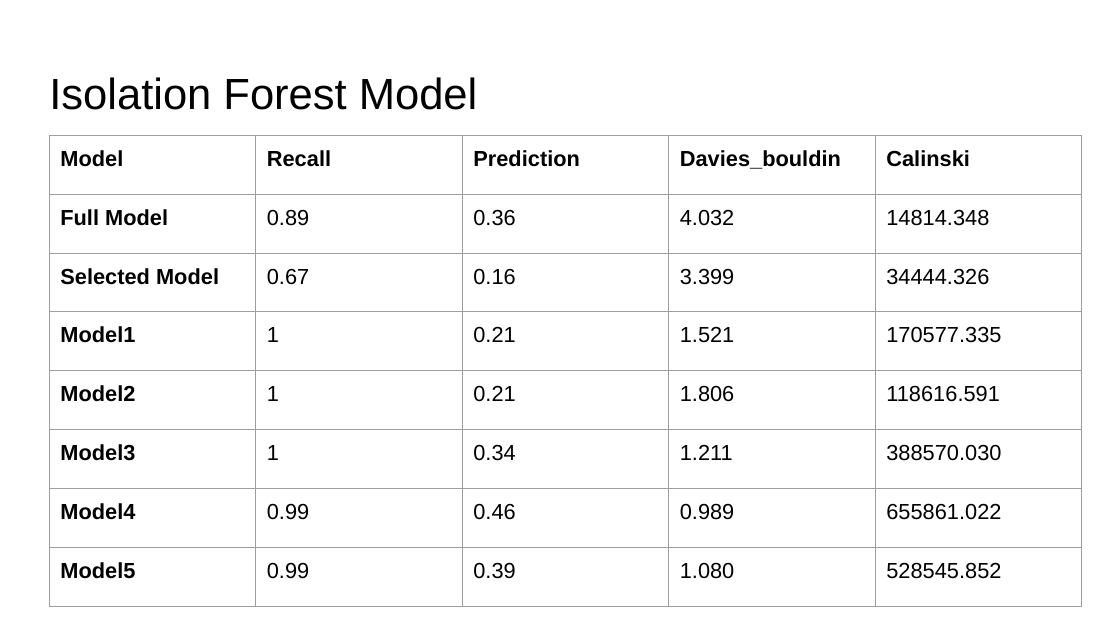
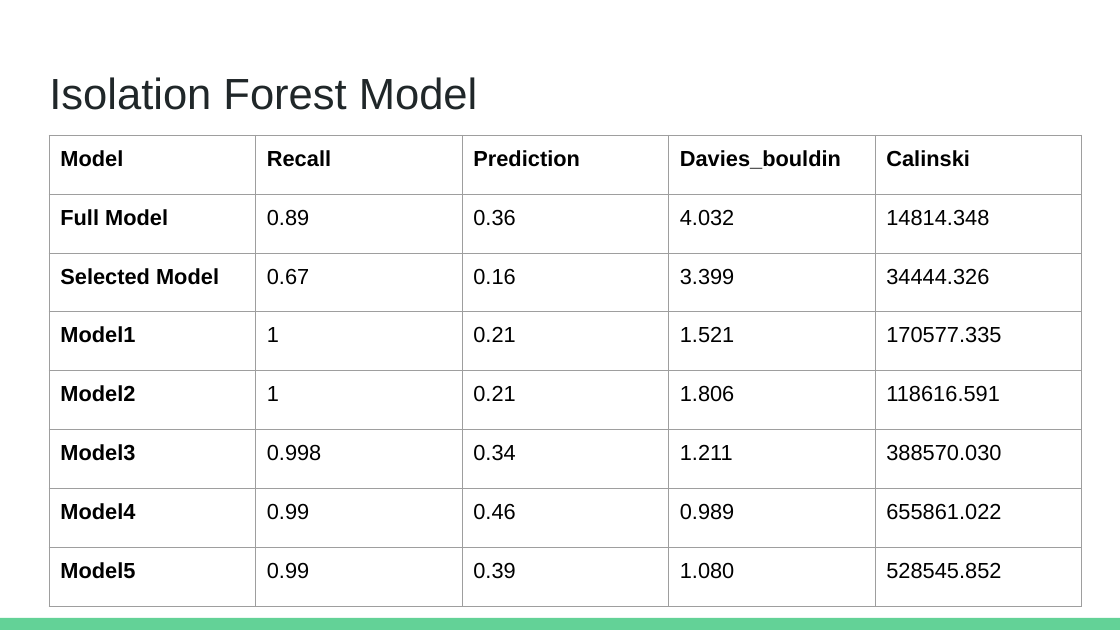
Before and after one commit to rmzn1717/anomaly_detection_project, a slide deck: slide 25 of Unsupervised Anomaly Detection.pptx (slide 18 before the commit). Drawn at 1120x630 pixels with LibreOffice and Linux fonts; fonts in the diff are those of the drawing. Boxes give left, top, right and bottom in pixels: in the first picture for what was removed or moved away, otherwise in the second. Text is boxed around its words. In the diff, an @@ line names an element or a change of style, - is before the commit and + after.

```diff
--- a/Unsupervised Anomaly Detection.pptx
+++ b/Unsupervised Anomaly Detection.pptx
@@ title "Isolation Forest Model" at (x1=49, y1=77, x2=477, y2=110): text colour #000000 to #202729 @@
@@ table at (x1=49, y1=136, x2=1080, y2=583) @@
-row 6, column 2: 1
+row 6, column 2: 0.998
@@ rectangle added at (x1=0, y1=618, x2=1120, y2=630), fill #63D297 @@
```
Also in this commit, not shown: 21 other slides changed, 13 slides added, 3 slides removed, 1 other file.
